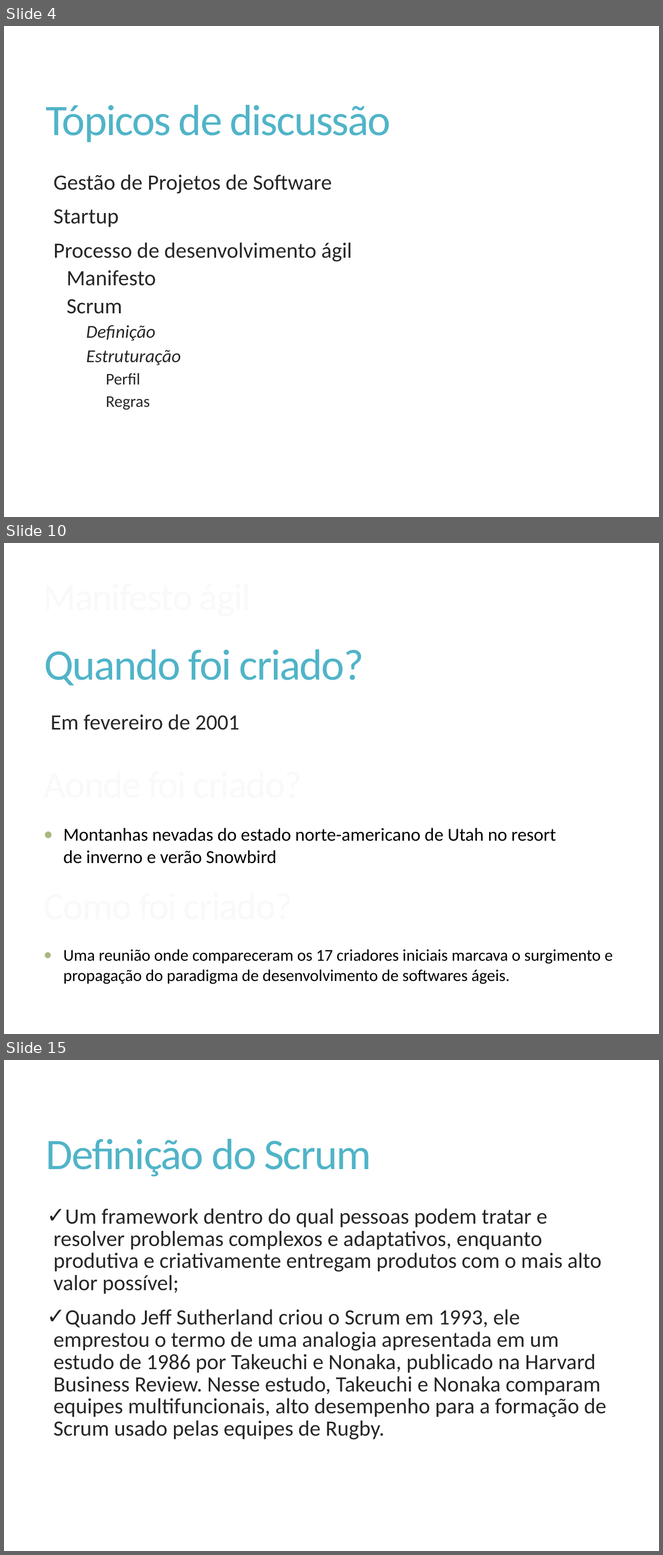
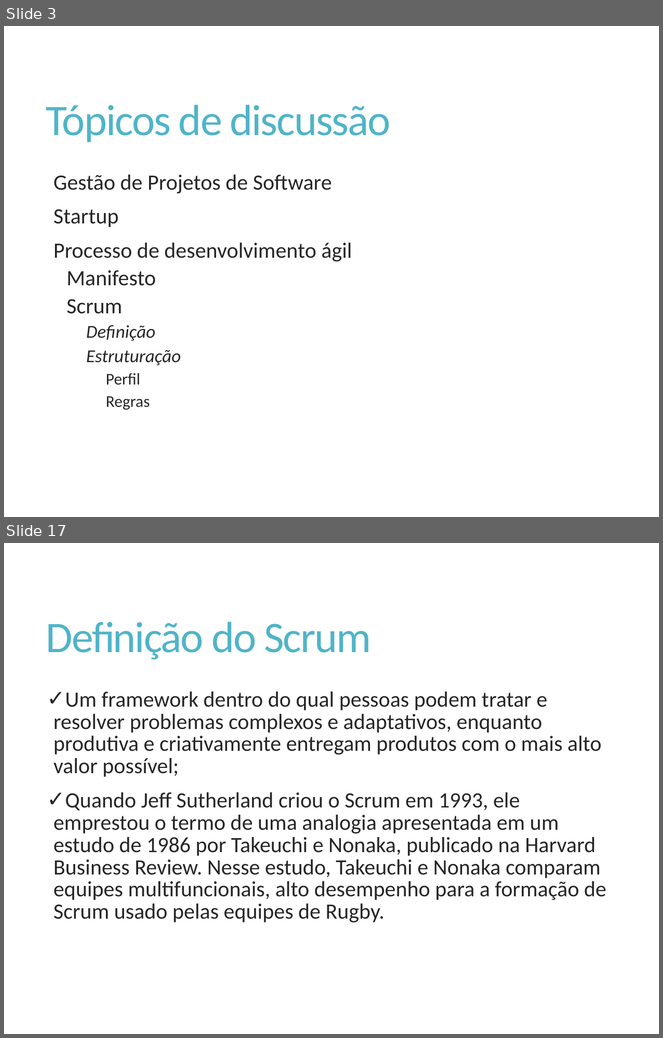
Before and after one commit to Elton-Garbin/TCC-2016, a slide deck: StartIdea/StartIdea.Docs/Apresentacao.pptx. Shown one above the other, each under a label of ours: slides 4, 10 and 15 before the commit, slides 3 and 17 after it; the slides between them are not shown. The pictures are 663x1555 and 663x1038 pixels, drawn with LibreOffice and Linux fonts; fonts in the diff are those of the drawing. Boxes give left, top, right and bottom in pixels: in the first picture for what was removed or moved away, otherwise in the second. Text is boxed around its words. In the diff, an @@ line names an element or a change of style, - is before the commit and + after.

```diff
--- a/StartIdea/StartIdea.Docs/Apresentacao.pptx
+++ b/StartIdea/StartIdea.Docs/Apresentacao.pptx
@@ slide 10 removed at <box>4,543,659,1034</box>, background #FFFFFF @@
@@ title removed at <box>44,649,364,685</box> @@
-Quando foi criado?
@@ text removed at <box>51,715,240,730</box> @@
-  Em fevereiro de 2001
@@ text removed at <box>63,828,556,864</box> @@
-● Montanhas nevadas do estado norte-americano de Utah no resort de inverno e verão Snowbird
@@ text removed at <box>63,950,613,984</box> @@
-● Uma reunião onde compareceram os 17 criadores iniciais marcava o surgimento e propagação do paradigma de desenvolvimento de softwares ágeis.
@@ what was slide 4 is now slide 3 @@
@@ what was slide 15 is now slide 17 @@
```
Also in this commit, not shown: 6 slides changed, 8 slides added, 5 other slides removed.
